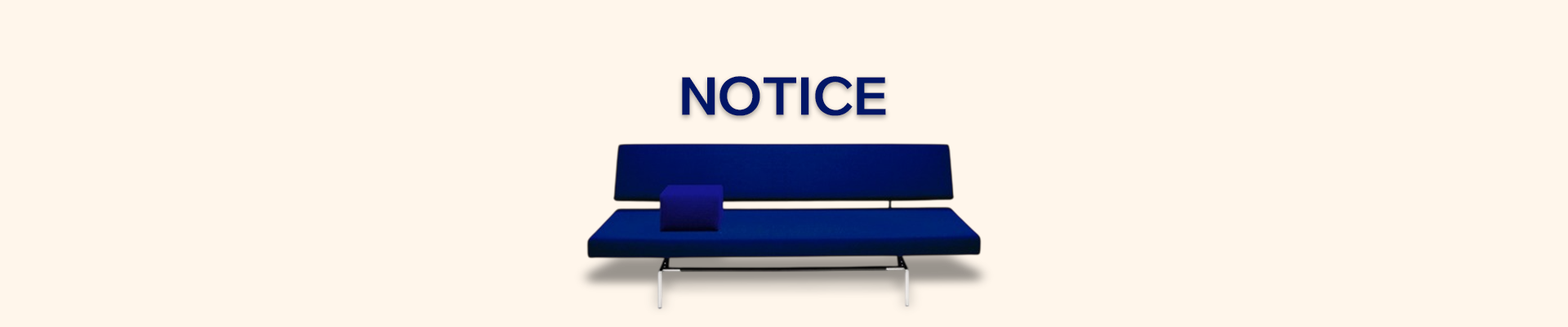
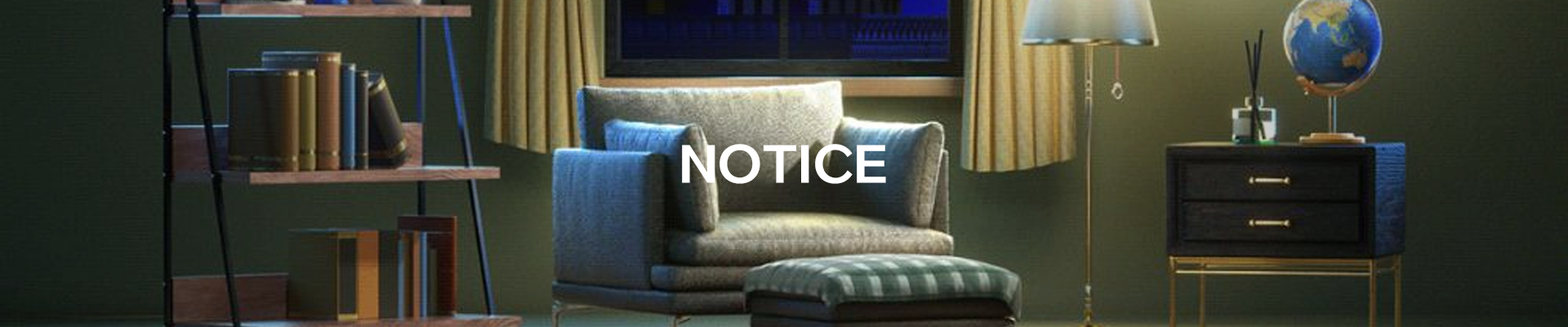
Two versions of the same layered image (1568x327). Layer-by-layer changes:
painted on "NOTICE" over [681,75,887,184]
added layer "Layer 3" above "Layer 2" over [0,0,1568,327]
added layer "Layer 2" above "Layer 1" over [0,0,1568,327]
added layer "Layer 1" above "BR 02.7 Sofa Bed - Tonus-Photoroom" over [0,0,1568,327]